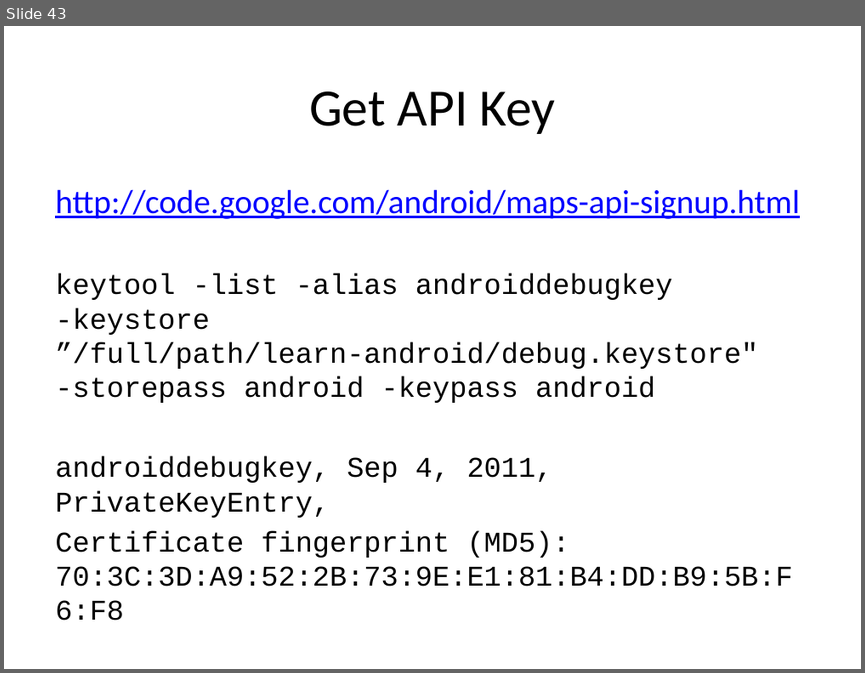
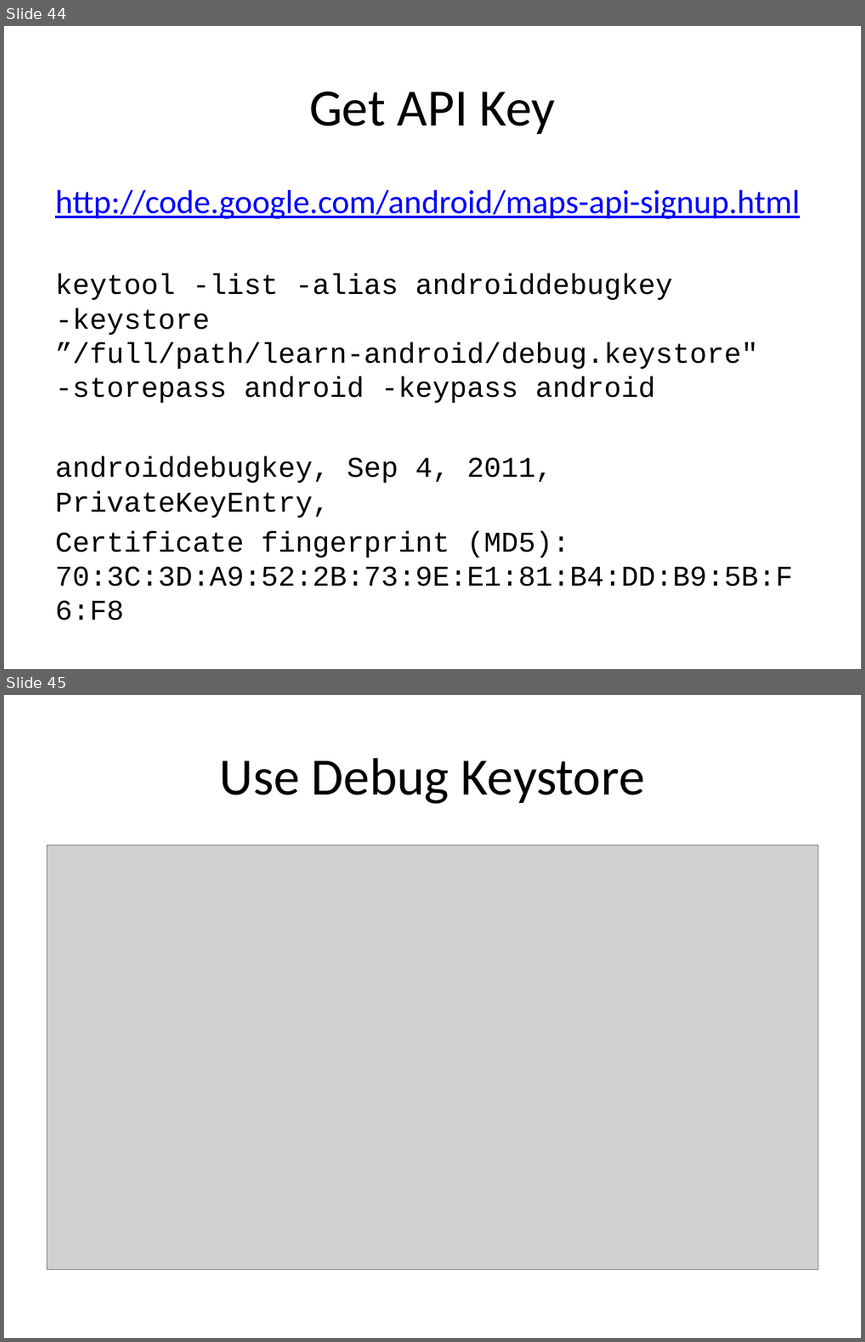
Before and after one commit to chadmaughan/learn-android, a slide deck: android.pptx. Shown one above the other, each under a label of ours: slide 43 before the commit, slides 44 and 45 after it. The pictures are 865x673 and 865x1342 pixels, drawn with LibreOffice and Linux fonts; fonts in the diff are those of the drawing; grey boxes stand for pictures. Boxes give left, top, right and bottom in pixels: in the first picture for what was removed or moved away, otherwise in the second. Text is boxed around its words. In the diff, an @@ line names an element or a change of style, - is before the commit and + after.

```diff
--- a/android.pptx
+++ b/android.pptx
@@ slide 45 added at (4,695,861,1338), background #FFFFFF @@
@@ title added at (220,758,645,804), 44 pt, text #000000 @@
+Use Debug Keystore
@@ picture added at (46,845,818,1269) @@
@@ what was slide 43 is now slide 44 @@
```
Also in this commit, not shown: 3 slides changed, 2 other slides added, 1 slide removed.
